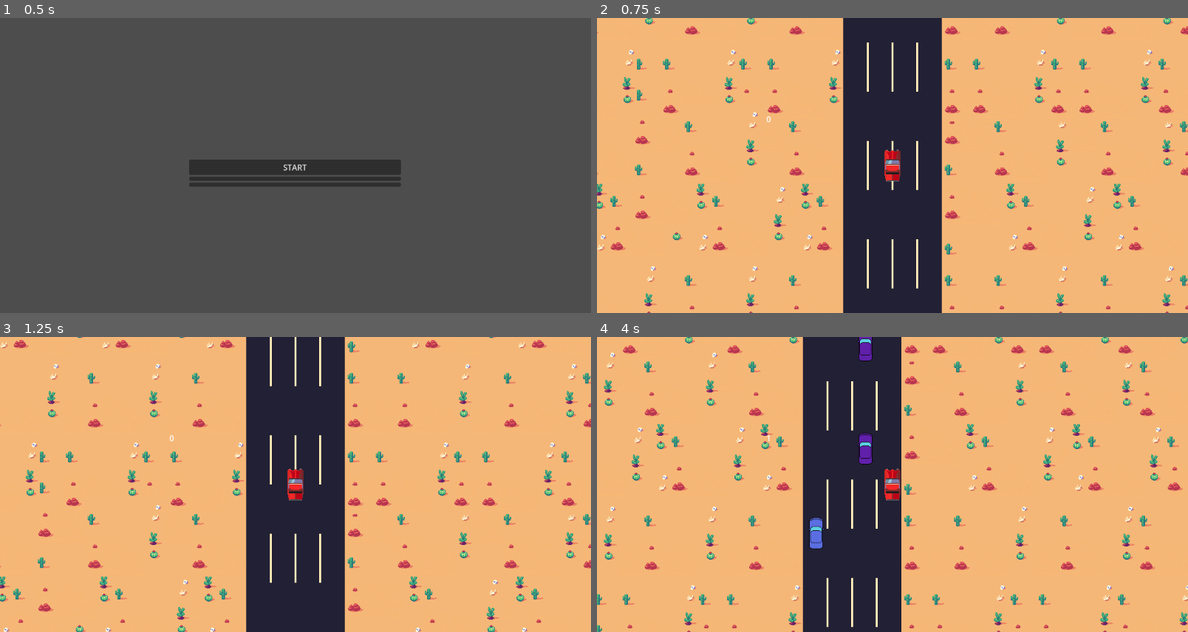
Above: before the commit, frames 1-4 (two rows, left to right).
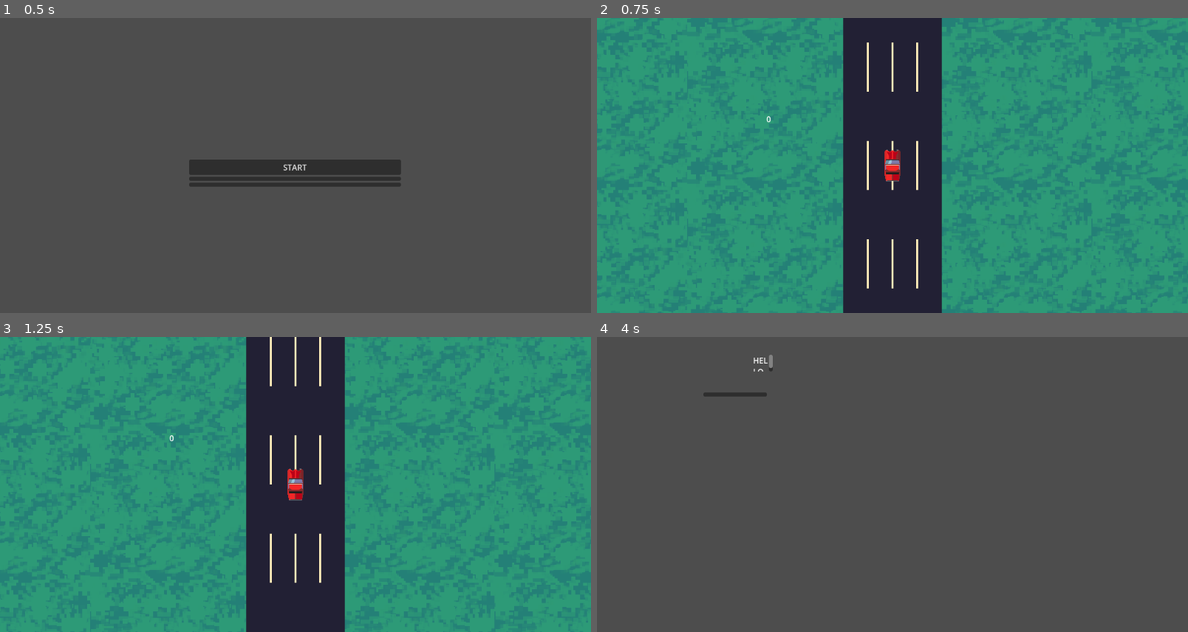
Above: after the commit, the same moments.

Repository: Zeke-D/roadtripping
Game: Godot game, scene res://Main Scenes/menu.tscn
Same seed, same stepped clock (60 frames per second), same inputs: the game is played once before the commit and once after it. Before the commit the project starts from res://control.tscn.
Inputs:
- Up to frame 1 (0.5 s): no input
- Up to frame 2 (0.75 s): click "START" at 0.5 s
- Up to frame 3 (1.25 s): no input
- Up to frame 4 (4 s): hold D (right) 1.28-2.03 s; hold S (down) 2.03-2.78 s; hold D (right) 2.78-3.53 s; hold W (up) from 3.53 s (still down)

Frame 1 is identical in both runs. In frame 2, 83% of the frame differs, in the area x 0-100%, y 0-100%; in frame 3, 83%; in frame 4, 100%.

Commit message:
basic level system

Diff:
--- /dev/null
+++ b/Main Scenes/Continue.gd
@@ -0,0 +1,5 @@
+extends Button
+
+
+func _on_pressed():
+	get_tree().change_scene_to_file("res://Main Scenes/world.tscn")
--- /dev/null
+++ b/Main Scenes/checkpoint.tscn
@@ -0,0 +1,29 @@
+[gd_scene load_steps=2 format=3 uid="uid://dpr8nj6oqaiik"]
+
+[ext_resource type="Script" path="res://Main Scenes/Continue.gd" id="1_w31es"]
+
+[node name="Checkpoint" type="Control"]
+layout_mode = 3
+anchors_preset = 15
+anchor_right = 1.0
+anchor_bottom = 1.0
+grow_horizontal = 2
+grow_vertical = 2
+
+[node name="Continue" type="Button" parent="."]
+layout_mode = 0
+offset_left = 216.0
+offset_top = 113.0
+offset_right = 345.0
+offset_bottom = 121.0
+script = ExtResource("1_w31es")
+
+[node name="RichTextLabel" type="RichTextLabel" parent="."]
+layout_mode = 0
+offset_left = 317.0
+offset_top = 36.0
+offset_right = 357.0
+offset_bottom = 70.0
+text = "HELLO"
+
+[connection signal="pressed" from="Continue" to="Continue" method="_on_pressed"]
--- a/end_screen.tscn
+++ b/Main Scenes/end_screen.tscn
@@ -1,7 +1,7 @@
 [gd_scene load_steps=3 format=3 uid="uid://tfvpp1pcykxw"]
 
-[ext_resource type="Script" path="res://end_screen.gd" id="1_bm2s6"]
-[ext_resource type="Script" path="res://EndScreenScore.gd" id="1_pf820"]
+[ext_resource type="Script" path="res://Main Scenes/end_screen.gd" id="1_u4ru3"]
+[ext_resource type="Script" path="res://EndScreenScore.gd" id="2_5srxe"]
 
 [node name="EndScreen" type="Control"]
 layout_mode = 3
@@ -10,7 +10,7 @@
 anchor_bottom = 1.0
 grow_horizontal = 2
 grow_vertical = 2
-script = ExtResource("1_bm2s6")
+script = ExtResource("1_u4ru3")
 
 [node name="RichTextLabel" type="RichTextLabel" parent="."]
 custom_minimum_size = Vector2(150, 0)
--- a/control.tscn
+++ b/Main Scenes/menu.tscn
@@ -1,6 +1,6 @@
 [gd_scene load_steps=2 format=3 uid="uid://q1rmedw22cdn"]
 
-[ext_resource type="Script" path="res://start_button.gd" id="1_ruhf1"]
+[ext_resource type="Script" path="res://Main Scenes/start_button.gd" id="1_ewvos"]
 
 [node name="Control" type="Control"]
 layout_mode = 3
@@ -21,7 +21,7 @@
 [node name="StartButton" type="Button" parent="VBoxContainer"]
 layout_mode = 2
 text = "START"
-script = ExtResource("1_ruhf1")
+script = ExtResource("1_ewvos")
 
 [node name="Button2" type="Button" parent="VBoxContainer"]
 layout_mode = 2
--- /dev/null
+++ b/Main Scenes/start_button.gd
@@ -0,0 +1,5 @@
+extends Button
+
+
+func _on_pressed():
+	get_tree().change_scene_to_file("res://Main Scenes/world.tscn")
--- a/PlayerCar.gd
+++ b/PlayerCar.gd
@@ -1,6 +1,6 @@
 extends CharacterBody2D
 
-const BASE_PLAYER_SPEED: Vector2 = Vector2(200, 300)
+const BASE_PLAYER_SPEED: Vector2 = Vector2(250, 300)
 var player_vertical_speed: float = 200
 var world
 var CAR_WIDTH : float = 32;
--- a/background.tscn
+++ b/background.tscn
@@ -204,6 +204,7 @@
 texture = ExtResource("2_kugdb")
 
 [node name="Desert" type="CanvasGroup" parent="."]
+visible = false
 z_index = -2
 position = Vector2(-136, 520)
 
--- a/global.gd
+++ b/global.gd
@@ -2,3 +2,7 @@
 
 var distance = 0
 var police_chase = false
+var level = 0
+const goal_distances = [1000, 2000, 3000, 4000]
+const backgrounds = ["Grass", "Desert"]
+const level_background = ["Grass", "Grass", "Desert", "Desert"]
--- a/npcs/npc_car_blue.tscn
+++ b/npcs/npc_car_blue.tscn
@@ -6,7 +6,7 @@
 [sub_resource type="RectangleShape2D" id="RectangleShape2D_uhxu8"]
 size = Vector2(28, 62)
 
-[node name="NpcCar" type="CharacterBody2D" groups=["Civilian", "Enemy"]]
+[node name="NpcCar2" type="CharacterBody2D" groups=["Civilian", "Enemy"]]
 script = ExtResource("1_vgpbt")
 
 [node name="CollisionShape2D" type="CollisionShape2D" parent="."]
--- a/npcs/npc_car_cop.gd
+++ b/npcs/npc_car_cop.gd
@@ -2,7 +2,7 @@
 class_name NpcCopCar
 var player
 @export var speed: int = 2000
-const NPC_BASE_MOVEMENT_SPEED: float = 400
+const NPC_BASE_MOVEMENT_SPEED: float = 500
 const NPC_INITIAL_CHASE_SPEED: float = 100000
 const COP_HORIZONTAL_SPEED: float = 5
 # spin globals
@@ -33,7 +33,6 @@
 
 func check_offscreen():
 	if(self.position.y > player.position.y + 400 and offscreen == false):
-		print('escape started')
 		escape_tween.tween_callback(escaped).set_delay(2)
 		escape_tween.play()
 		offscreen = true
@@ -43,12 +42,10 @@
 			speed = NPC_BASE_MOVEMENT_SPEED
 
 		offscreen = false
-		print('escape stopped')
 		escape_tween.stop()
 
 func escaped():
 	if(!initial_chase):
-		print("escaped police.")
 		global.police_chase = false
 		self.queue_free()
 		get_tree().current_scene.find_child("Sounds").find_child("Police_sirens").stop()
--- a/project.godot
+++ b/project.godot
@@ -11,7 +11,7 @@
 [application]
 
 config/name="Roadtrippin"
-run/main_scene="res://control.tscn"
+run/main_scene="res://Main Scenes/menu.tscn"
 config/features=PackedStringArray("4.1", "Forward Plus")
 config/icon="res://icon.svg"
 
--- a/start_button.gd
+++ /dev/null
@@ -1,5 +0,0 @@
-extends Button
-
-
-func _on_pressed():
-	get_tree().change_scene_to_file("res://world.tscn")
--- a/world.gd
+++ b/world.gd
@@ -1,6 +1,5 @@
 extends Node2D
 
-var goal_distance = 10000
 var last_highway_sign = 0;
 
 var highway_sign : PackedScene;
@@ -9,8 +8,17 @@
 var game_over = false
 
 func _ready():
+	handle_background()
+	global.police_chase = false
 	highway_sign = load("res://highway_sign.tscn");
 	background_root = self.find_child("Background")
+
+func handle_background():
+	for background in global.backgrounds:
+		if background == global.level_background[global.level]:
+			self.find_child("CanvasGroup").find_child("Background").find_child(background).show()
+		else:
+			self.find_child("CanvasGroup").find_child("Background").find_child(background).hide()
 
 func _physics_process(delta):
 
@@ -24,14 +32,15 @@
 		var new_sign = highway_sign.instantiate()
 		new_sign.position = Vector2(100, -500);
 		new_sign.scale = Vector2(.5, .5);
-		new_sign.mile_text = str(int(goal_distance - global.distance) / 1000) + " mi."
+		new_sign.mile_text = str(int(global.goal_distances[global.level] - global.distance) / 1000) + " mi."
 		get_tree().current_scene.add_child(new_sign)
 		new_sign.init()
 		last_highway_sign = global.distance
 
 
-	if (global.distance >= goal_distance):
-		print('win')
+	if (global.distance >= global.goal_distances[global.level]):
+		get_tree().change_scene_to_file("res://Main Scenes/checkpoint.tscn")
+		global.level += 1
 
 func start_game_over():
 	game_over = true
@@ -39,5 +48,5 @@
 	tween.tween_callback(finish_game_over).set_delay(2)
 
 func finish_game_over():
-	get_tree().change_scene_to_file("res://end_screen.tscn")
+	get_tree().change_scene_to_file("res://Main Scenes/end_screen.tscn")
 	print("yo frfr")
Renamed: end_screen.gd -> Main Scenes/end_screen.gd
Not shown: 1 places in Main Scenes/end_screen.tscn that only renumber resources
Renamed: world.tscn -> Main Scenes/world.tscn
